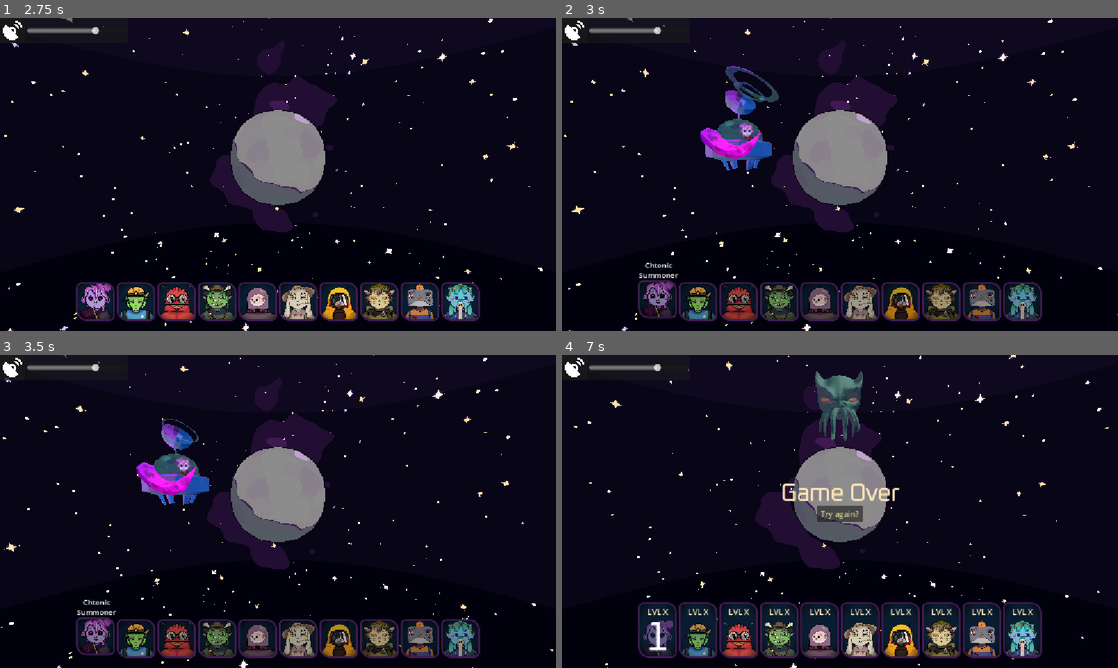
Above: before the commit, frames 1-4 (two rows, left to right).
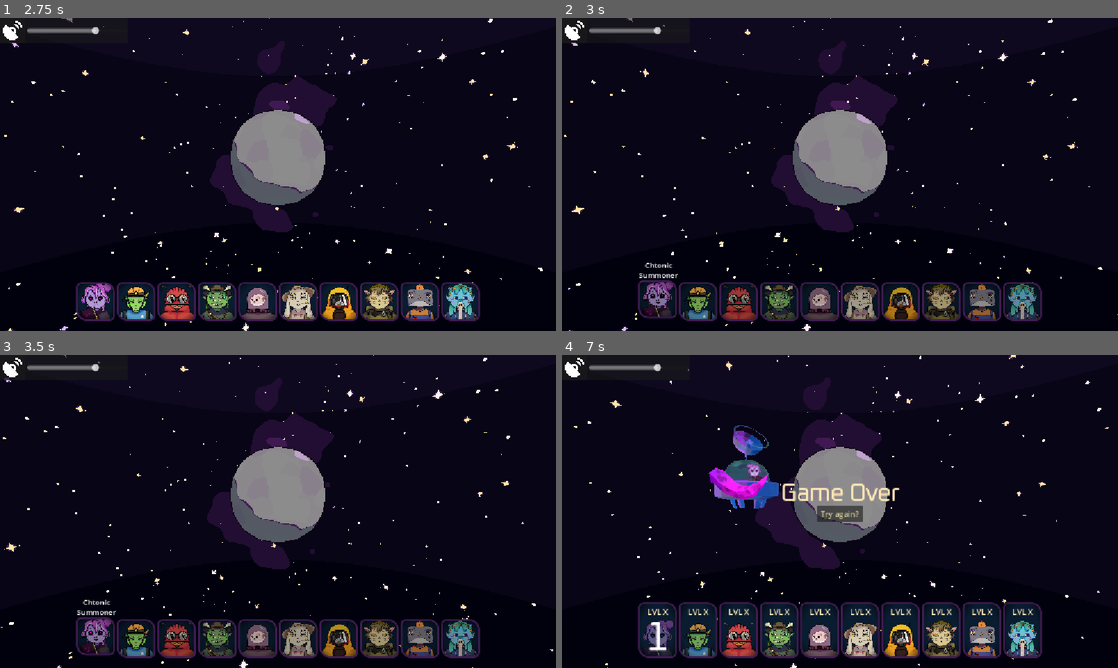
Above: after the commit, the same moments.

Repository: thepunkoff/alienshift
Game: Godot game, scene res://scenes/game.tscn
Same seed, same stepped clock (60 frames per second), same inputs: the game is played once before the commit and once after it.
Inputs (mouse positions are in pixels of both pictures, inside the frame that each line leads up to):
- Up to frame 1 (2.75 s): click "Try again?" at 0.5 s; click "Try again?" at 1.25 s; click "Try again?" at 2 s
- Up to frame 2 (3 s): click "1" at 2.75 s
- Up to frame 3 (3.5 s): no input
- Up to frame 4 (7 s): tap Enter at 3.5, 3.6, 4.35, 5.1, 5.85, 6.6 s; move the mouse to (962, 495) at 3.52 s; click (962, 495) at 3.67 s; tap Space at 3.77, 4.52, 6.02, 6.77 s; move the mouse to (728, 527) at 4.27 s; click (728, 527) at 4.42 s; move the mouse to (895, 442) at 5.02 s; click (895, 442) at 5.17 s; move the mouse to (812, 574) at 5.77 s; click (812, 574) at 5.92 s; move the mouse to (1006, 558) at 6.52 s; click (1006, 558) at 6.67 s

Frame 1 is identical in both runs. In frame 2, 2.1% of the frame differs, in the area x 24-39%, y 15-49%; in frame 3, 1.8%; in frame 4, 2.9%, in the area x 26-55%, y 5-50%.
Error in both runs: Invalid call. Nonexistent function 'release_chel' in base 'Nil'. (res://scripts/entities/construction.gd:61)

Commit message:
oops

Diff:
--- a/scenes/game.tscn
+++ b/scenes/game.tscn
@@ -432,7 +432,6 @@
 
 [node name="Game" type="Node" unique_id=1463540394 node_paths=PackedStringArray("correct_order")]
 script = ExtResource("1_uwrxv")
-skip_animations = true
 correct_order = [NodePath("CanvasLayer/HBoxContainer/Core"), NodePath("CanvasLayer/HBoxContainer/Crystal"), NodePath("C …(365 unchanged characters)…
 
 [node name="Camera" type="Camera3D" parent="." unique_id=780614332]
